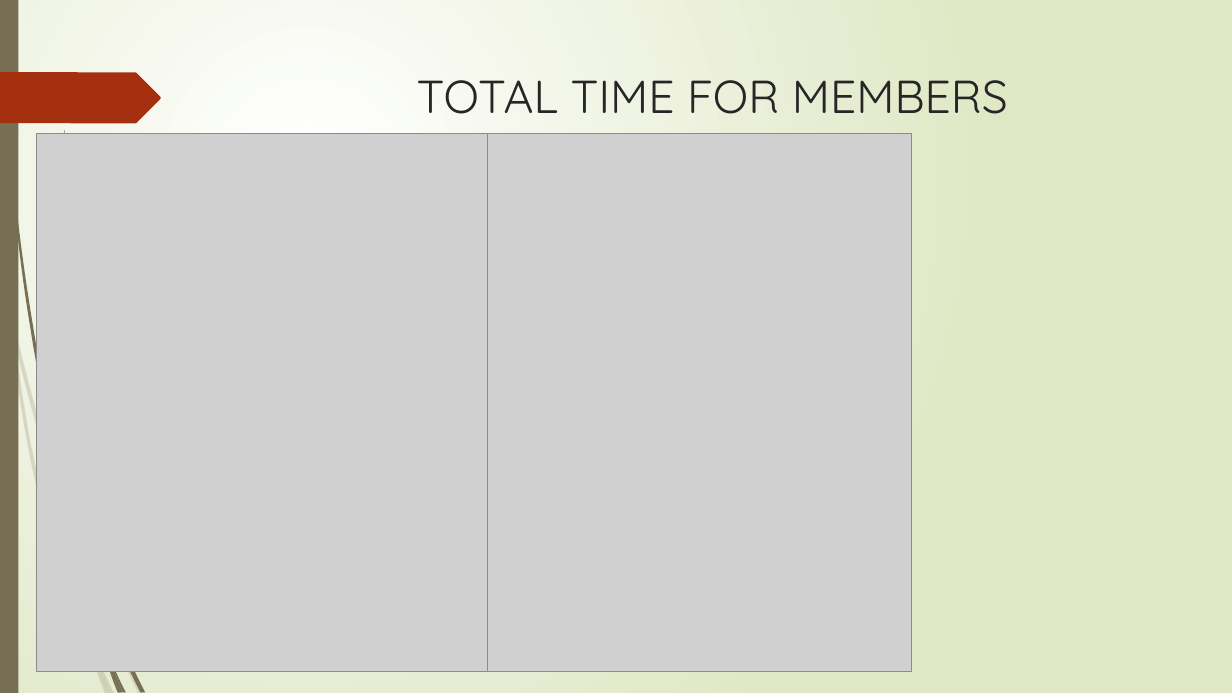
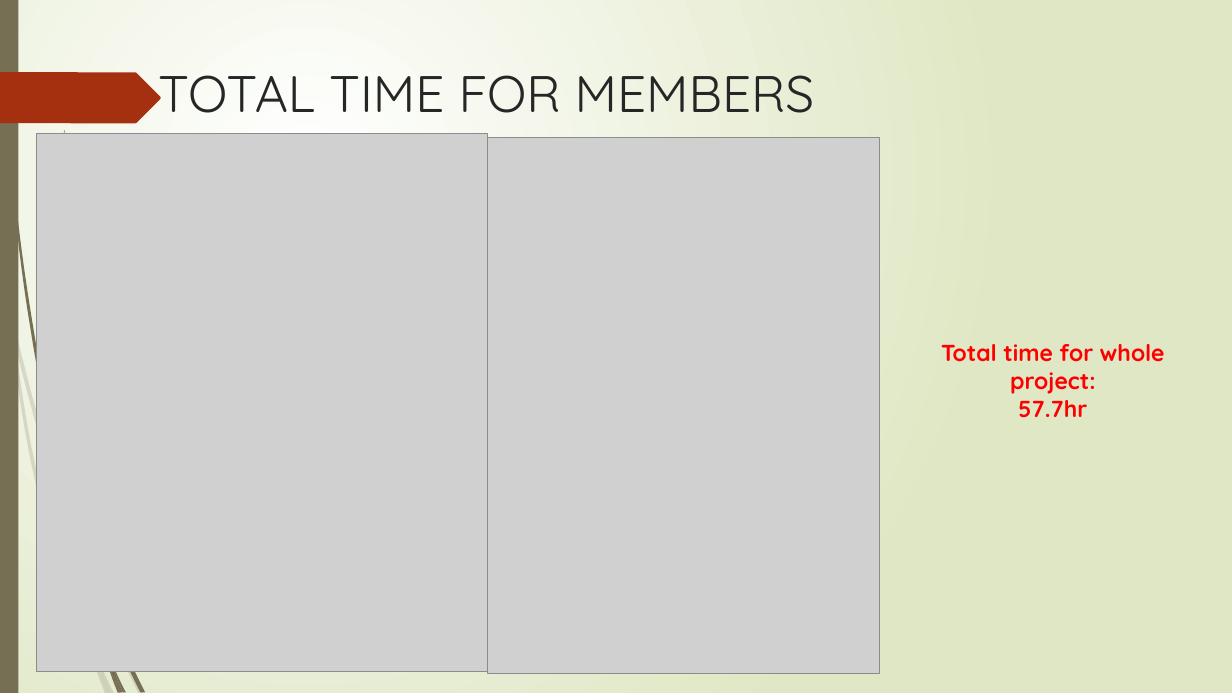
Before and after one commit to LuJoker/OOAD_RMS, a slide deck: slide 7 of document/OOAD_Final_demo.pptx. Drawn at 1232x693 pixels with LibreOffice and Linux fonts; fonts in the diff are those of the drawing; grey boxes stand for pictures. Boxes give left, top, right and bottom in pixels: in the first picture for what was removed or moved away, otherwise in the second. Text is boxed around its words. In the diff, an @@ line names an element or a change of style, - is before the commit and + after.

```diff
--- a/document/OOAD_Final_demo.pptx
+++ b/document/OOAD_Final_demo.pptx
@@ title "TOTAL TIME FOR MEMBERS": place and size @@
-title "TOTAL TIME FOR MEMBERS" at <box>417,80,1008,114</box>
+title "TOTAL TIME FOR MEMBERS" at <box>158,75,815,113</box>
@@ title "TOTAL TIME FOR MEMBERS" at <box>158,75,815,113</box>: size 36 to 40 pt @@
@@ picture: place and size @@
-picture at <box>488,134,912,672</box>
+picture at <box>488,138,880,674</box>
@@ text added at <box>941,344,1165,418</box>, 18 pt, text #FF0000, bold @@
+Total time for whole project:
+57.7hr
```
Also in this commit, not shown: 4 other slides changed, 5 slides added, 1 slide removed, 4 other files.
